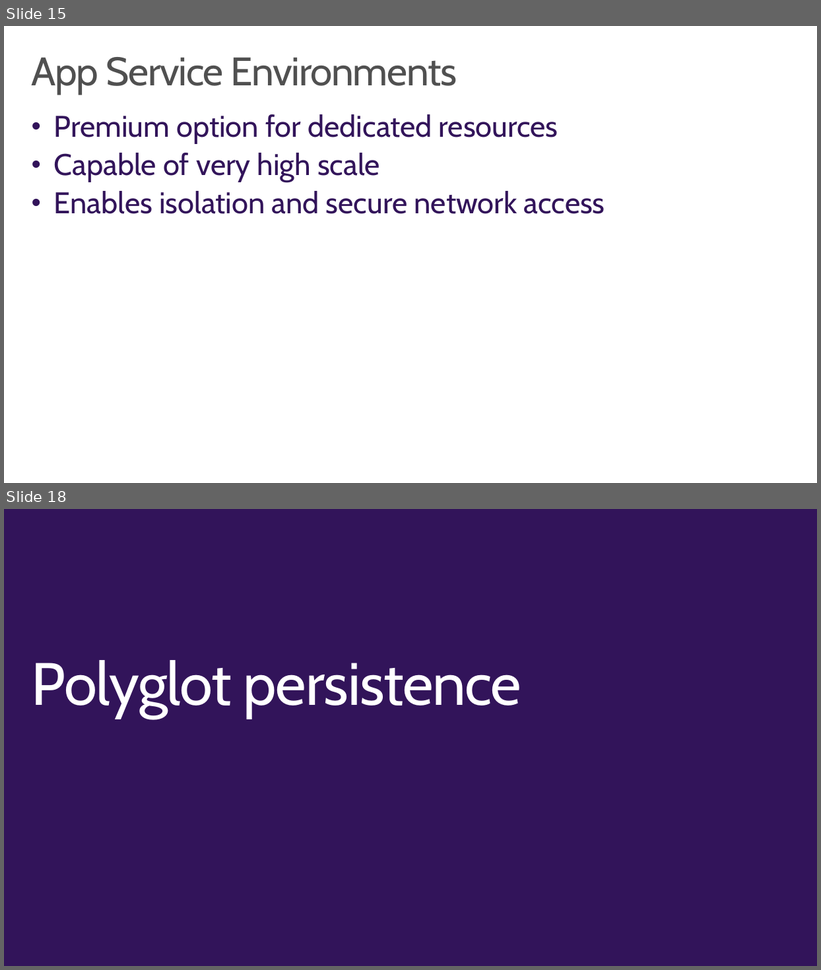
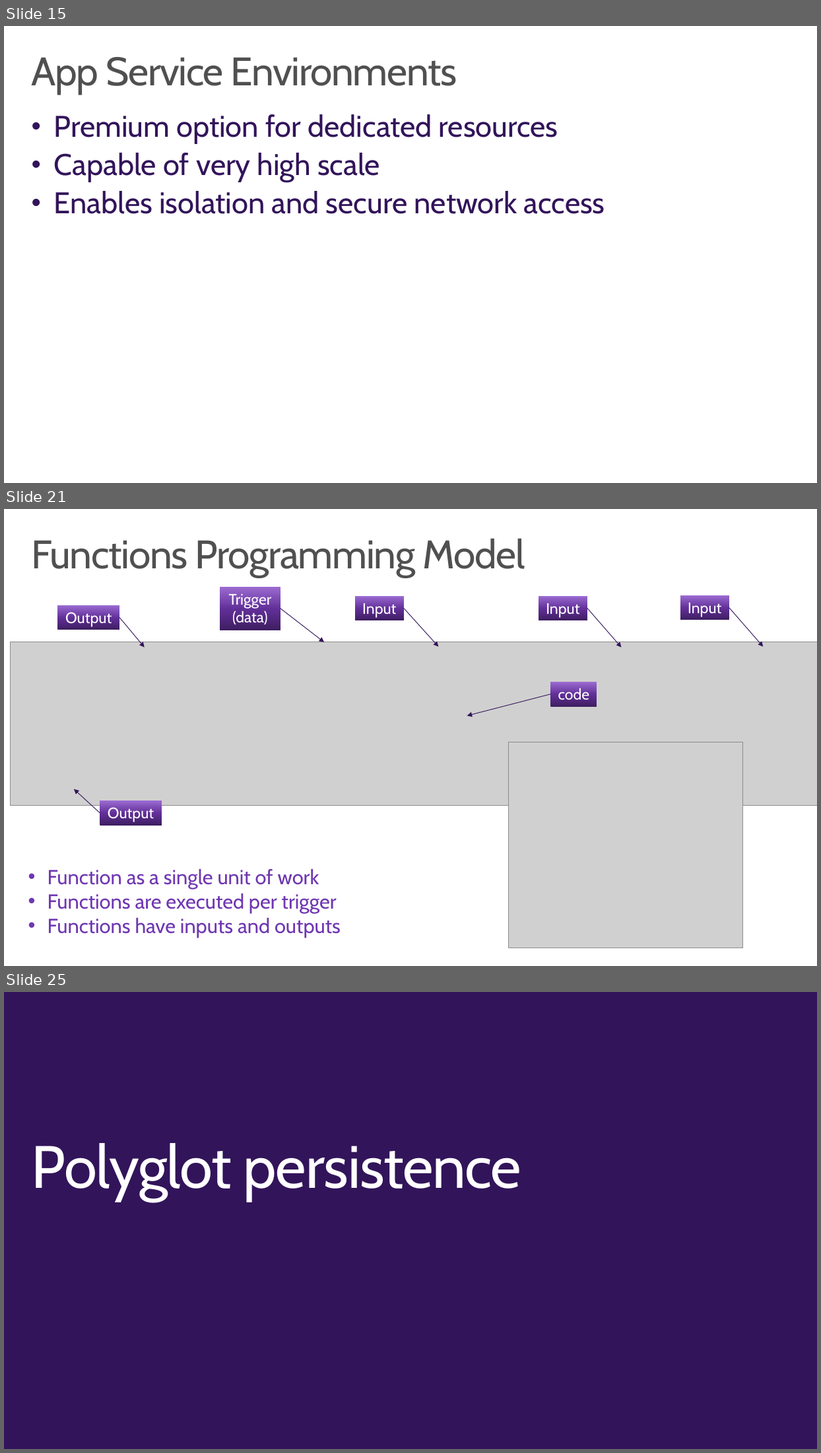
Before and after one commit to wely/DevCamp, a slide deck: Presentation/Module02-ModernCloudApps.pptx. Shown one above the other, each under a label of ours: slides 15 and 18 before the commit, slides 15, 21 and 25 after it; the slides between them are not shown. The pictures are 821x970 and 821x1453 pixels, drawn with LibreOffice and Linux fonts; fonts in the diff are those of the drawing; grey boxes stand for pictures; background and template pictures are left out. Boxes give left, top, right and bottom in pixels: in the first picture for what was removed or moved away, otherwise in the second. Text is boxed around its words. In the diff, an @@ line names an element or a change of style, - is before the commit and + after.

```diff
--- a/Presentation/Module02-ModernCloudApps.pptx
+++ b/Presentation/Module02-ModernCloudApps.pptx
@@ slide 21 added at (x1=4, y1=509, x2=817, y2=966), background #FFFFFF @@
@@ title added at (x1=32, y1=538, x2=525, y2=577), 48 pt, text #505050 @@
+Functions Programming Model
@@ rectangle added at (x1=220, y1=587, x2=281, y2=630), fill gradient #3E1E61 to #612F98 to #9C6CD2, 18.4 pt, text #FFFFFF @@
+Trigger
+(data)
@@ rectangle added at (x1=58, y1=605, x2=120, y2=630), fill gradient #3E1E61 to #612F98 to #9C6CD2, 18.4 pt, text #FFFFFF @@
+Output
@@ rectangle added at (x1=355, y1=595, x2=404, y2=621), fill gradient #3E1E61 to #612F98 to #9C6CD2, 18.4 pt, text #FFFFFF @@
+Input
@@ rectangle added at (x1=539, y1=595, x2=587, y2=621), fill gradient #3E1E61 to #612F98 to #9C6CD2, 18.4 pt, text #FFFFFF @@
+Input
@@ rectangle added at (x1=680, y1=595, x2=729, y2=620), fill gradient #3E1E61 to #612F98 to #9C6CD2, 18.4 pt, text #FFFFFF @@
+Input
@@ arrow added from (729, 607) to (763, 646), #32145A 0.75 pt @@
@@ arrow added from (120, 618) to (145, 647), #32145A 0.75 pt @@
@@ arrow added from (281, 608) to (325, 642), #32145A 0.75 pt @@
@@ arrow added from (404, 608) to (439, 646), #32145A 0.75 pt @@
@@ arrow added from (587, 608) to (622, 647), #32145A 0.75 pt @@
@@ picture added at (x1=10, y1=642, x2=817, y2=805) @@
@@ rectangle added at (x1=551, y1=682, x2=597, y2=707), fill gradient #3E1E61 to #612F98 to #9C6CD2, 18.4 pt, text #FFFFFF @@
+code
@@ arrow added from (551, 694) to (467, 716), #32145A 0.75 pt @@
@@ picture added at (x1=509, y1=742, x2=743, y2=948) @@
@@ arrow added from (100, 813) to (74, 789), #32145A 0.75 pt @@
@@ rectangle added at (x1=100, y1=801, x2=161, y2=826), fill gradient #3E1E61 to #612F98 to #9C6CD2, 18.4 pt, text #FFFFFF @@
+Output
@@ text added at (x1=48, y1=869, x2=341, y2=937), 24.5 pt, text #6F37B1 @@
+• Function as a single unit of work
+• Functions are executed per trigger
+• Functions have inputs and outputs
@@ what was slide 18 is now slide 25 @@
```
Also in this commit, not shown: 1 slide changed, 7 other slides added, 1 slide removed, 6 other files.
